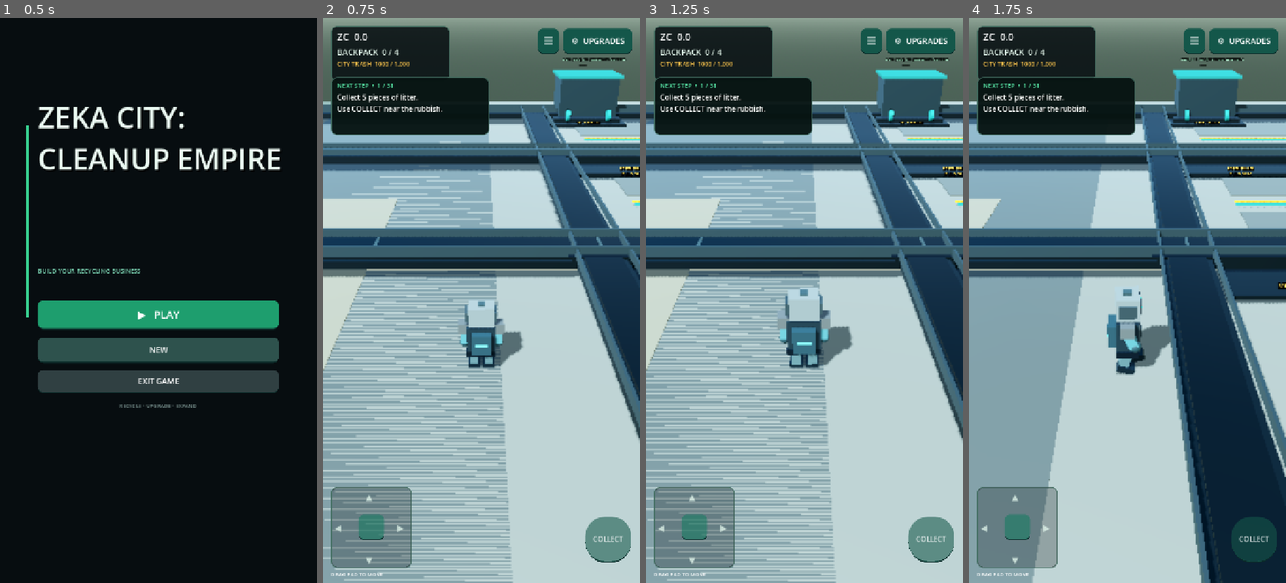
Above: before the commit, frames 1-4 (left to right).
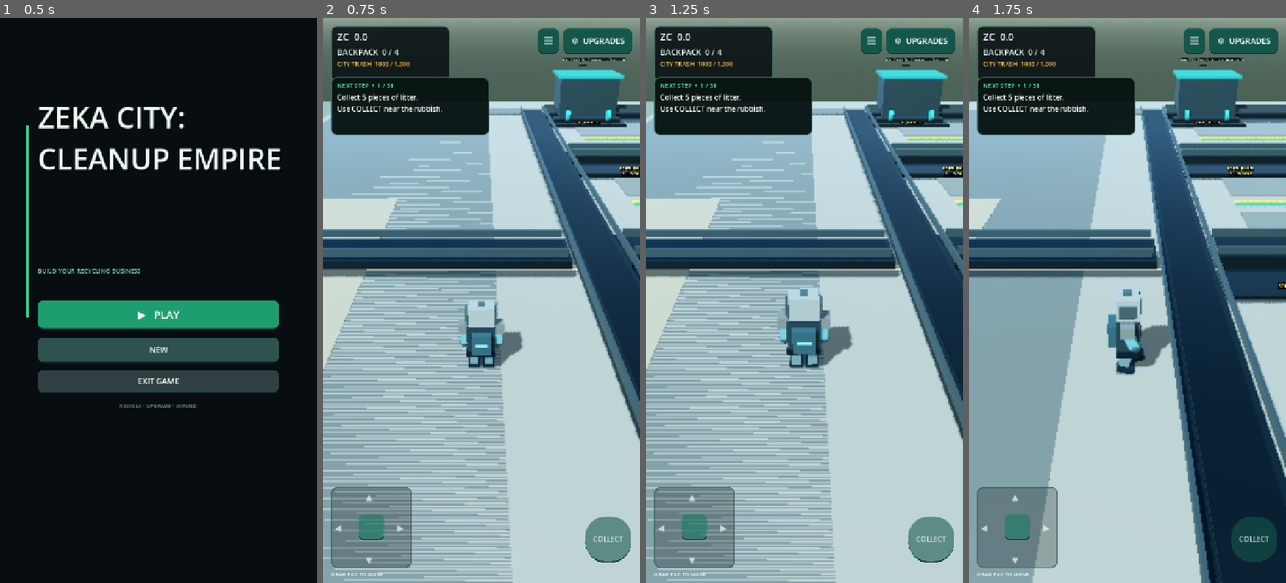
Above: after the commit, the same moments.

Repository: zekainstabot/trash-empire
Game: Godot game, scene res://Scenes/Main.tscn
Same seed, same stepped clock (60 frames per second), same inputs: the game is played once before the commit and once after it.
Inputs (mouse positions are in pixels of both pictures, inside the frame that each line leads up to):
- Up to frame 1 (0.5 s): no input
- Up to frame 2 (0.75 s): click "▶ PLAY" at 0.5 s
- Up to frame 3 (1.25 s): no input
- Up to frame 4 (1.75 s): move the mouse to (1197, 272) at 1.27 s; hold D (move_right) from 1.28 s (still down); click (1197, 272) at 1.42 s

Frame 1 is identical in both runs. In frame 2, 5.9% of the frame differs, in the area x 0-99%, y 15-46%; in frame 3, 5.9%; in frame 4, 4.8%.

Commit message:
Remove conveyor overhang before first machine on all factory lines

Diff:
--- a/Scripts/main.gd
+++ b/Scripts/main.gd
@@ -4095,7 +4095,8 @@
 	var dark_steel := Color(0.055, 0.085, 0.095)
 	var steel := Color(0.16, 0.22, 0.24)
 	var belt_color := Color(0.035, 0.055, 0.06)
-	var start_x := 124.0
+	# Start at the first machine; remove the unused conveyor overhang on the left.
+	var start_x := 148.0
 	var end_x := 199.0
 	var belt_length := end_x - start_x
 	var center_x := (start_x + end_x) * 0.5
